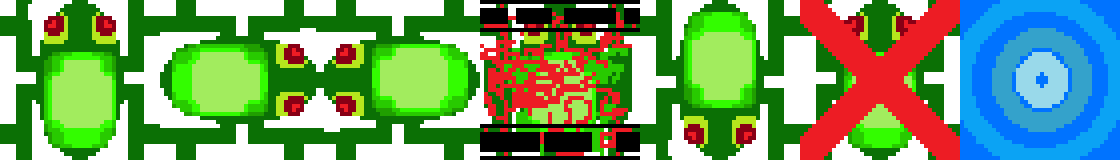
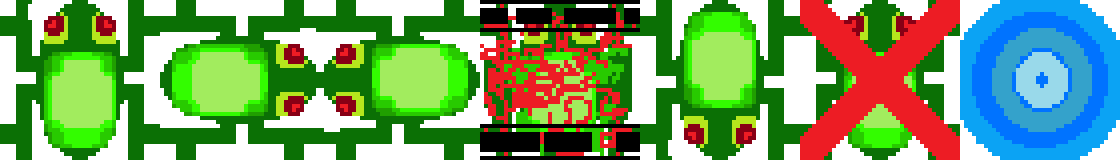
Revision of a layered w=1120, h=160 image; what changed, layer by layer:
removed layer "Pasted Layer #1" over (960, 0, 1120, 160)
painted on "frog_gimp.png" over (960, 0, 1120, 160)
